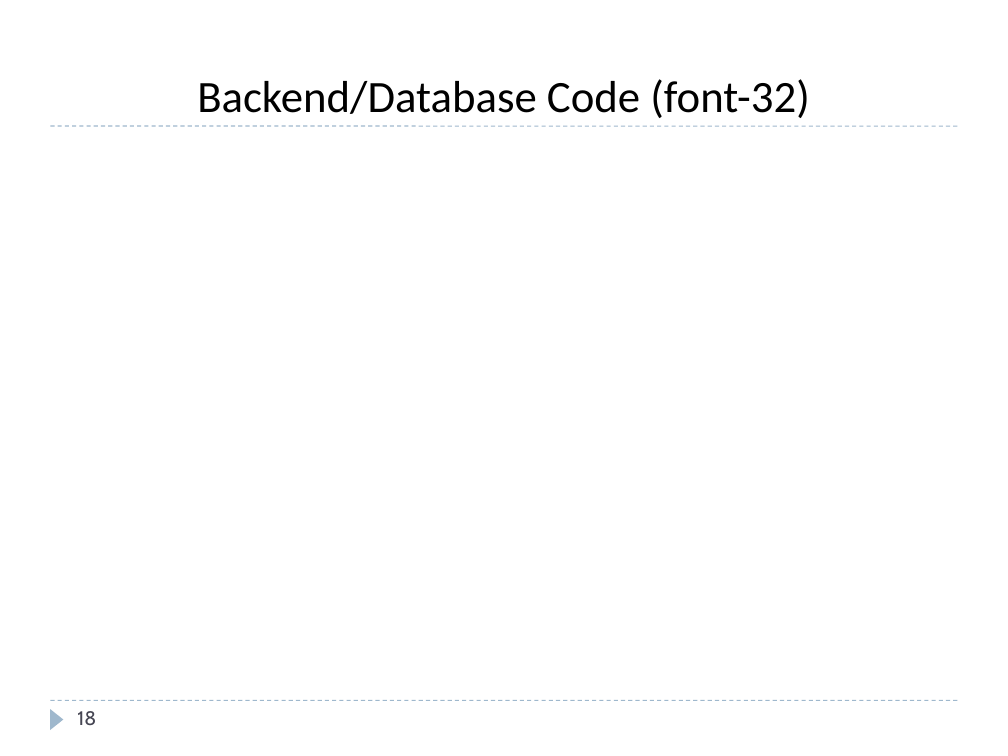
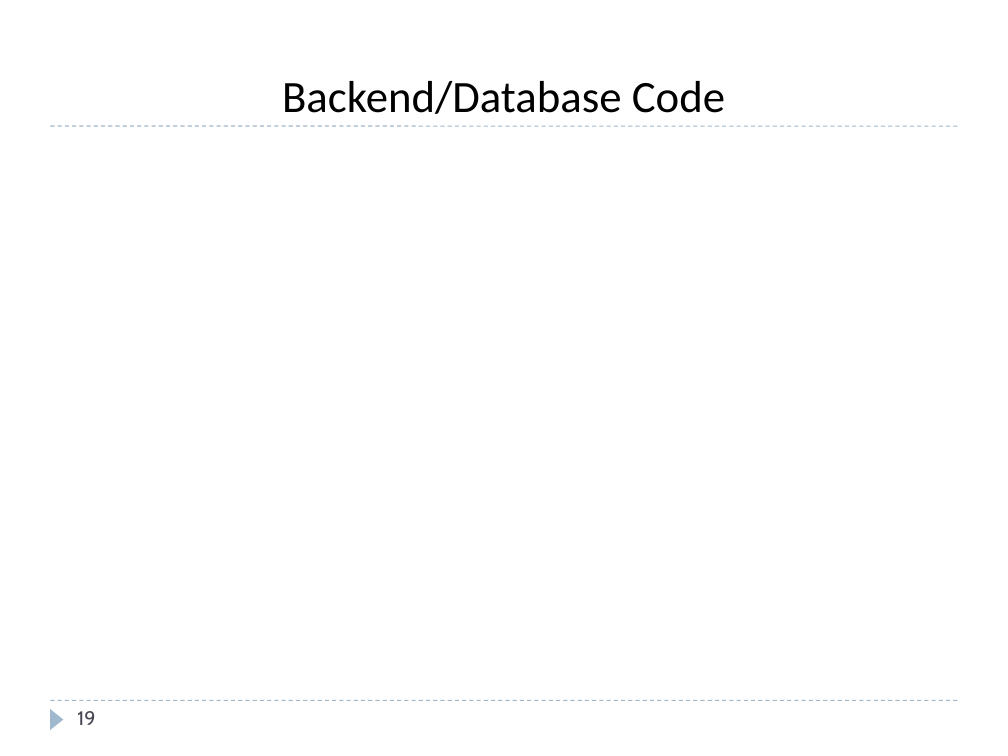
Before and after one commit to Easwer-ALU/ADP-project, a slide deck: slide 19 of ADP-PROJECT-PPT-TEMPLATE.pptx (slide 18 before the commit). Drawn at 1008x756 pixels with LibreOffice and Linux fonts; fonts in the diff are those of the drawing. Boxes give left, top, right and bottom in pixels: in the first picture for what was removed or moved away, otherwise in the second. Text is boxed around its words. In the diff, an @@ line names an element or a change of style, - is before the commit and + after.

```diff
--- a/ADP-PROJECT-PPT-TEMPLATE.pptx
+++ b/ADP-PROJECT-PPT-TEMPLATE.pptx
@@ title at box(282, 81, 725, 114): text changed @@
-Backend/Database Code (font-32)
+Backend/Database Code
@@ page number at box(77, 711, 95, 725): text changed @@
-18
+19
```
Also in this commit, not shown: 11 other slides changed, 2 slides added, 1 slide removed, 4 other files.
